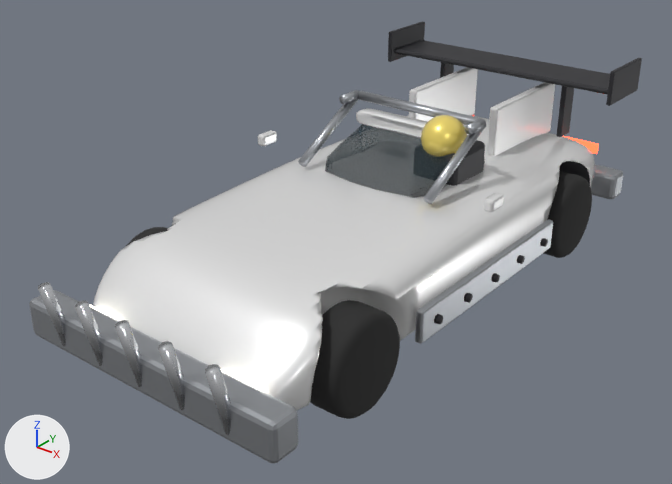
Before and after pictures for a commit that changed the glTF model assets/models/cars/proto.glb.
The view is the same before and after, from a camera (50 mm lens) standing at (4.17, -5.75, 3.82) and looking at (-0.14, -0.36, 0.48). The axes (+X, +Y, +Z) are drawn at lower left. The lights are the same throughout. The older version comes first. Where no turn or scale is listed for an object, it has been applied to the vertices. Vertices at exactly the same position are counted once.

In view in the first picture: 'Dark_Parts', 'Glass', 'Helmet', 'Paint_Body', 'Steel_Parts', 'Wheel_FL', 'Wheel_RL' and 3 more.
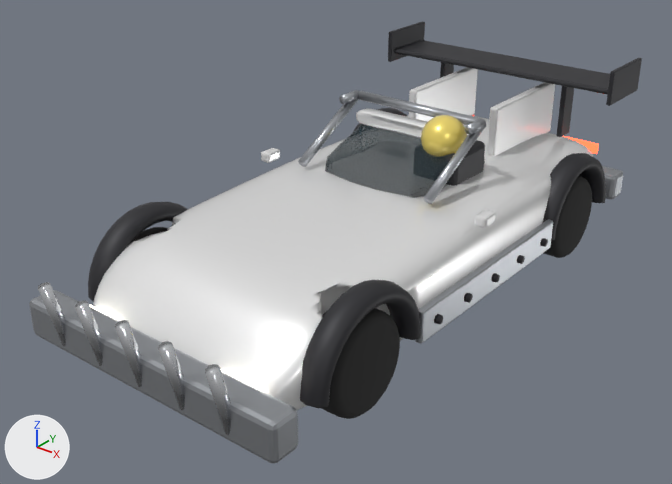
Boxes (x1, y1, x2, y2) around the edits, measured in the pictures (672 x 484 px; the box of a moved part takes in the faces that stretch with it):
```json
{"object": "Paint_Body", "change": "reshaped", "before": [93, 67, 595, 410], "after": [93, 67, 594, 410]}
{"object": "Dark_Parts", "change": "reshaped", "before": [388, 21, 642, 324], "after": [88, 21, 642, 408]}
{"part": 1, "of": "me_cylinder_156", "change": "added", "after": [88, 202, 188, 302]}
{"part": 2, "of": "me_cylinder_156", "change": "added", "after": [300, 280, 421, 408]}
{"part": 3, "of": "me_cylinder_156", "change": "added", "after": [353, 108, 407, 132], "on screen": "mostly hidden"}
{"part": 4, "of": "me_cylinder_156", "change": "added", "after": [542, 153, 606, 240]}
{"part": 5, "of": "me_body_004", "change": "moved or reshaped", "before": [258, 130, 277, 146], "after": [261, 148, 280, 163]}
{"part": 6, "of": "me_body_004", "change": "moved or reshaped", "before": [484, 193, 504, 212], "after": [475, 210, 496, 228]}
```

The change, as JSON lines over the scene's bpy script:
```json
{"block": "me_cylinder_156", "where": "# used by ob_dark_parts; location = (-1.16, 0.775, 0.44)"}
{"op": "remove", "block": "me_cylinder_156", "code": "me_cylinder_156.from_pydata(...)  # 608 vertices, 1140 faces; spans x -0.03..2.35, y -3.17..1.88, z -0.24..1.23"}
{"op": "add", "block": "me_cylinder_156", "code": "me_cylinder_156.from_pydata(...)  # 1152 vertices, 2164 faces; spans x -0.03..2.35, y -3.17..1.88, z -0.24..1.23"}
{"block": "me_cylinder_156", "change": "me_cylinder_156 part 1: a new loose piece of 136 vertices spanning x 0.0..0.24, y -2.91..-1.74, z -0.06..0.53, in mat_dark (dark grey #303035)"}
{"block": "me_cylinder_156", "change": "me_cylinder_156 part 2: a new loose piece of 136 vertices spanning x 2.08..2.32, y -2.91..-1.74, z -0.06..0.52, in mat_dark (dark grey #303035)"}
{"block": "me_cylinder_156", "change": "me_cylinder_156 part 3: a new loose piece of 136 vertices spanning x 0.0..0.24, y 0.14..1.31, z -0.06..0.53, in mat_dark (dark grey #303035)"}
{"block": "me_cylinder_156", "change": "me_cylinder_156 part 4: a new loose piece of 136 vertices spanning x 2.08..2.32, y 0.14..1.31, z -0.06..0.52, in mat_dark (dark grey #303035)"}
{"block": "me_body_004", "where": "# used by ob_paint_body; location = (0.0, 0.0, 0.0)"}
{"op": "remove", "block": "me_body_004", "code": "me_body_004.from_pydata(...)  # 4638 vertices, 9246 faces; spans x -1.17..1.17, y -2.35..2.35, z 0.2..1.37"}
{"op": "add", "block": "me_body_004", "code": "me_body_004.from_pydata(...)  # 4638 vertices, 9246 faces; spans x -1.13..1.13, y -2.35..2.35, z 0.2..1.37"}
{"block": "me_body_004", "change": "me_body_004 part 5: the loose piece of 56 vertices spanning x -1.17..-1.09, y -0.17..0.01, z 1.03..1.13 is moved by (0.05, -0.02, -0.14)"}
{"block": "me_body_004", "change": "me_body_004 part 6: the loose piece of 56 vertices spanning x 1.09..1.17, y -0.17..0.01, z 1.03..1.13 is moved by (-0.05, -0.02, -0.14)"}
```
